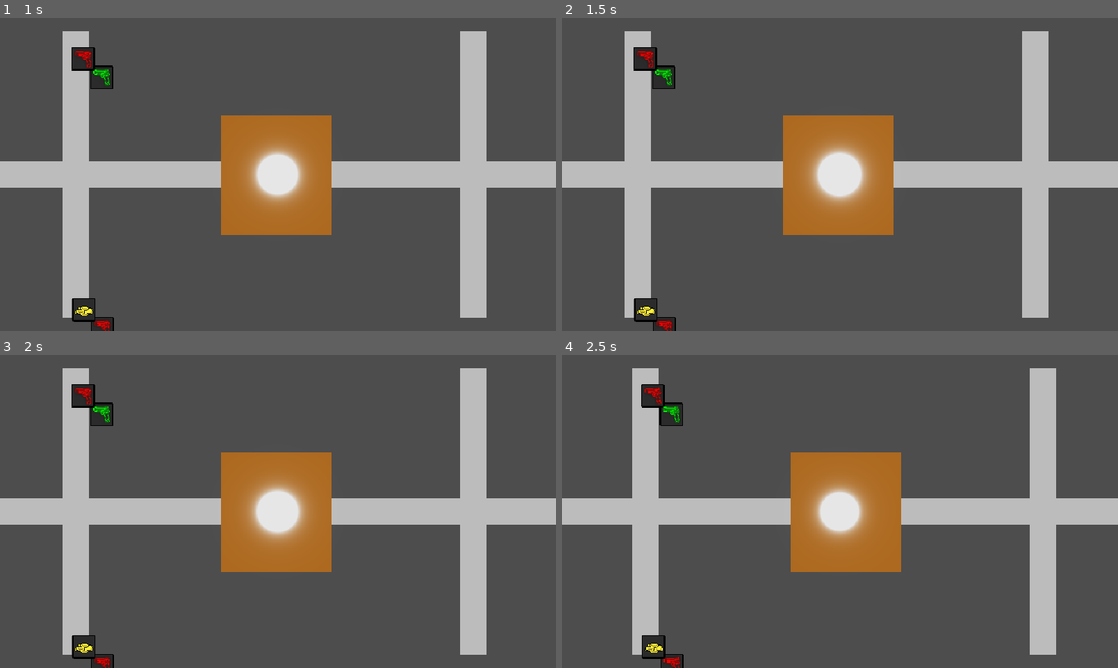
Above: before the commit, frames 1-4 (two rows, left to right).
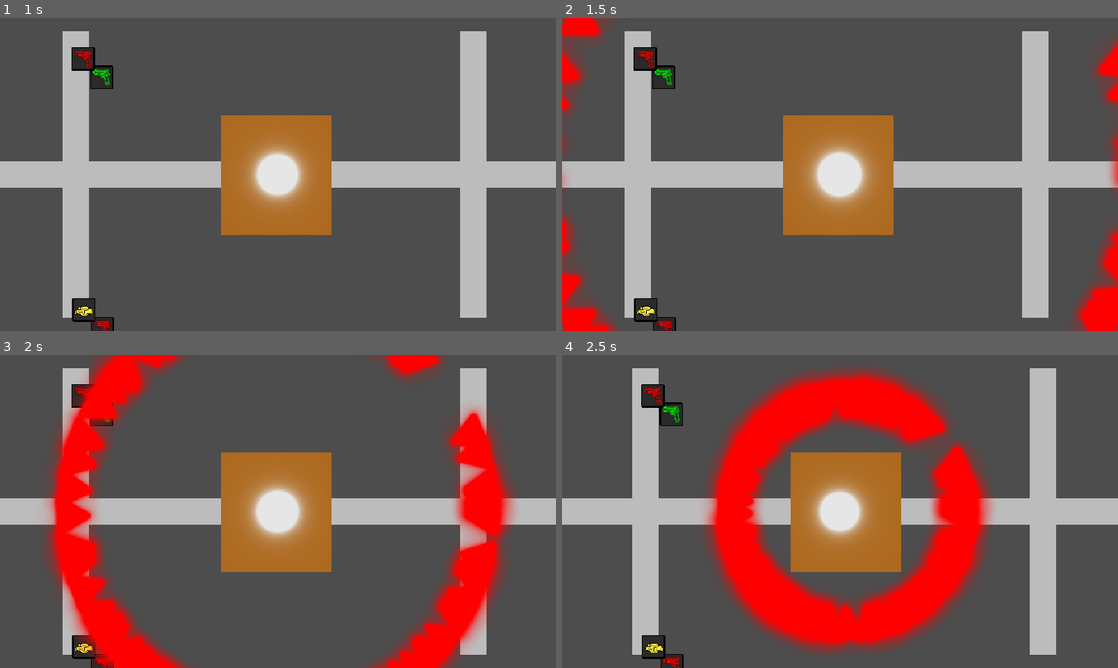
Above: after the commit, the same moments.

Repository: loco-choco/quantux-ui-experiment
Game: Godot game, scene res://scenes/world.tscn
Same seed, same stepped clock (60 frames per second), same inputs: the game is played once before the commit and once after it. The engine's default icon, where the game draws it, is replaced by a stand-in: a white triangle on a blue panel in a dark square.
Inputs (mouse positions are in pixels of both pictures, inside the frame that each line leads up to):
- Up to frame 1 (1 s): tap Enter at 0.5 s; move the mouse to (400, 158) at 0.52 s; hold Tab (hud_toggle_quick_inv) from 0.53 s (still down); click (400, 158) at 0.67 s
- Up to frame 2 (1.5 s): move the mouse to (728, 190) at 1.27 s; release Tab (hud_toggle_quick_inv) at 1.28 s; tap E (pickup_item) at 1.35 s; click (728, 190) at 1.42 s
- Up to frame 3 (2 s): no input
- Up to frame 4 (2.5 s): move the mouse to (895, 442) at 2.02 s; tap Left (player_move_x_neg) at 2.1 s; click (895, 442) at 2.17 s

Frame 1 is identical in both runs. In frame 2, 5.1% of the frame differs, in the area x 0-100%, y 0-100%; in frame 3, 19%; in frame 4, 23%, in the area x 25-78%, y 4-96%.

Commit message:
made player change color when dead and other wave changes

Diff:
--- a/scenes/player.tscn
+++ b/scenes/player.tscn
@@ -50,8 +50,5 @@
 [node name="CollisionShape2D" type="CollisionShape2D" parent="InteractableCollider"]
 shape = SubResource("CircleShape2D_sweqy")
 
-[node name="BulletTime" type="Timer" parent="."]
-wait_time = 2.0
-
 [connection signal="area_entered" from="InteractableCollider" to="." method="_on_interactable_enter"]
 [connection signal="area_exited" from="InteractableCollider" to="." method="_on_interactable_exit"]
--- a/scenes/world.tscn
+++ b/scenes/world.tscn
@@ -7,15 +7,24 @@
 [ext_resource type="PackedScene" uid="uid://bnq00287k1il2" path="res://scenes/enemy.tscn" id="5_71j4m"]
 [ext_resource type="Script" uid="uid://b2gw0thngrdl3" path="res://scripts/enemy_wave.gd" id="6_qfnet"]
 
-[sub_resource type="Resource" id="Resource_i7141"]
+[sub_resource type="Resource" id="Resource_qfnet"]
 script = ExtResource("6_qfnet")
 possible_spawns = Array[String](["r"])
-amount_of_enemies = 1
+amount_of_enemies = 100
+enemy_speed_mult = 4.0
 metadata/_custom_type_script = "uid://b2gw0thngrdl3"
 
 [node name="World" type="Node2D"]
 
 [node name="Map" parent="." instance=ExtResource("1_4wyf3")]
+
+[node name="EnemyWaveLogic" type="Node2D" parent="." node_paths=PackedStringArray("player")]
+script = ExtResource("4_k0juu")
+enemy_scene = ExtResource("5_71j4m")
+enemy_waves = Array[ExtResource("6_qfnet")]([SubResource("Resource_qfnet")])
+player = NodePath("../Player")
+spawn_radius = 1000.0
+metadata/_custom_type_script = "uid://cnwnruwhvc7jc"
 
 [node name="Player" parent="." instance=ExtResource("1_rwgxs")]
 position = Vector2(457, 240)
@@ -27,14 +36,6 @@
 
 [node name="HUD" parent="." instance=ExtResource("2_4wyf3")]
 
-[node name="EnemyWaveLogic" type="Node2D" parent="." node_paths=PackedStringArray("player")]
-script = ExtResource("4_k0juu")
-enemy_scene = ExtResource("5_71j4m")
-enemy_waves = Array[ExtResource("6_qfnet")]([SubResource("Resource_i7141")])
-player = NodePath("../Player")
-spawn_radius = 1000.0
-metadata/_custom_type_script = "uid://cnwnruwhvc7jc"
-
 [connection signal="item_collected" from="Player" to="HUD" method="_on_player_item_collected"]
 [connection signal="item_dropped" from="HUD" to="Player" method="_on_inventory_item_dropped"]
 [connection signal="item_returned" from="HUD" to="Player" method="_on_inventory_item_returned"]
--- a/scripts/enemy.gd
+++ b/scripts/enemy.gd
@@ -7,11 +7,11 @@
 
 @export var target : Player
 
-@export var follow_speed : float = 80.
+@export var follow_speed : float = 80
 @export var color_code : String = 'r'
 @export var hp : float = 100
 @export var damage_per_hit : int = 10
-var time_since_last_hit : float = 0
+var time_since_last_hit : float
 @export var time_per_hit : float = 4
 
 var color : Vector3
@@ -19,6 +19,7 @@
 func _ready() -> void:
 	color = {'r': Vector3(1., 0., 0.), 'g': Vector3(0., 1., 0.), 'b': Vector3(0., 0.5, 1.)}[color_code]
 	$Sprite2D.material.set_shader_parameter("clr", color)
+	time_since_last_hit = randf_range(0, time_per_hit) # Offset when spawning to differ from other enemies
 	#$Sprite2D.material.set_shader_parameter("clr", Vector3(1., 0., 0.))
 
 func _process(delta: float) -> void:
--- a/scripts/enemy_spawner.gd
+++ b/scripts/enemy_spawner.gd
@@ -1,6 +1,7 @@
 class_name EnemyWaveLogic extends Node2D
 
 signal wave_completed(wave: int)
+signal last_wave_completed()
 
 @export var enemy_scene : PackedScene
 
@@ -24,9 +25,11 @@
 		add_child(enemy)
 		enemy.global_position = pos + player.global_position
 		enemy.target = player
+		enemy.follow_speed = enemy.follow_speed * wave.enemy_speed_mult
 		enemy.color_code = wave.possible_spawns[randi_range(0,wave.possible_spawns.size() - 1)]
 		current_alive_enemies.append(enemy)
 		enemy.died.connect(_on_enemy_died)
+	print("spawned wave")
 
 func _on_enemy_died(enemy: Enemy) -> void:
 	current_alive_enemies.erase(enemy)
@@ -34,3 +37,6 @@
 		print("Wave ", current_wave, " completed!")
 		wave_completed.emit(current_wave)
 		current_wave = current_wave + 1
+		if current_wave >= enemy_waves.size():
+			last_wave_completed.emit()
+			print("All waves completed!")
--- a/scripts/enemy_wave.gd
+++ b/scripts/enemy_wave.gd
@@ -2,3 +2,4 @@
 
 @export var possible_spawns : Array[String]
 @export var amount_of_enemies : int
+@export var enemy_speed_mult : float
--- a/scripts/player.gd
+++ b/scripts/player.gd
@@ -18,6 +18,7 @@
 @export var second_weapon_color : String
 var current_color : Vector3 = Vector3(0, 0, 1)
 var base_color : Vector3 = Vector3(0.9, 0.9, 0.9)
+var dead_color : Vector3 = Vector3(0.5, 0.5, 0.5)
 
 func _ready() -> void:
 	$SpriteBouncer2D.stop()
@@ -27,7 +28,7 @@
 	spriteParam(current_color)
 
 func _process(delta: float) -> void:
-	if InputMode.get_mode() != InputMode.Modes.PLAYER:
+	if InputMode.get_mode() != InputMode.Modes.PLAYER or current_health <= 0:
 		return
 	var slowed_delta = delta
 	#if Input.is_action_just_pressed("hud_toggle_quick_inv"):
@@ -111,6 +112,8 @@
 	grabbable_items[-1].select()
 
 func take_damage(amount: int) -> void:
+	if current_health <= 0:
+		return
 	current_health -= amount
 	health_changed.emit(current_health)
 	var tween = create_tween()
@@ -126,4 +129,5 @@
 		die()
 
 func die() -> void:
+	spriteParam(dead_color)
 	player_died.emit()
